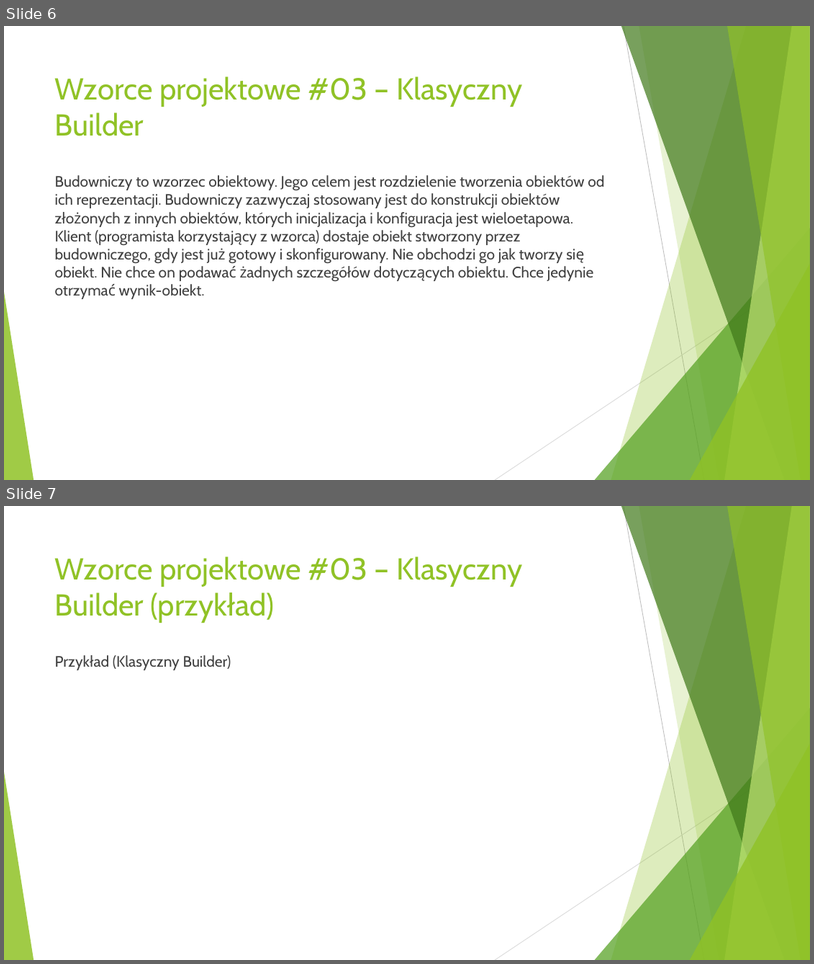
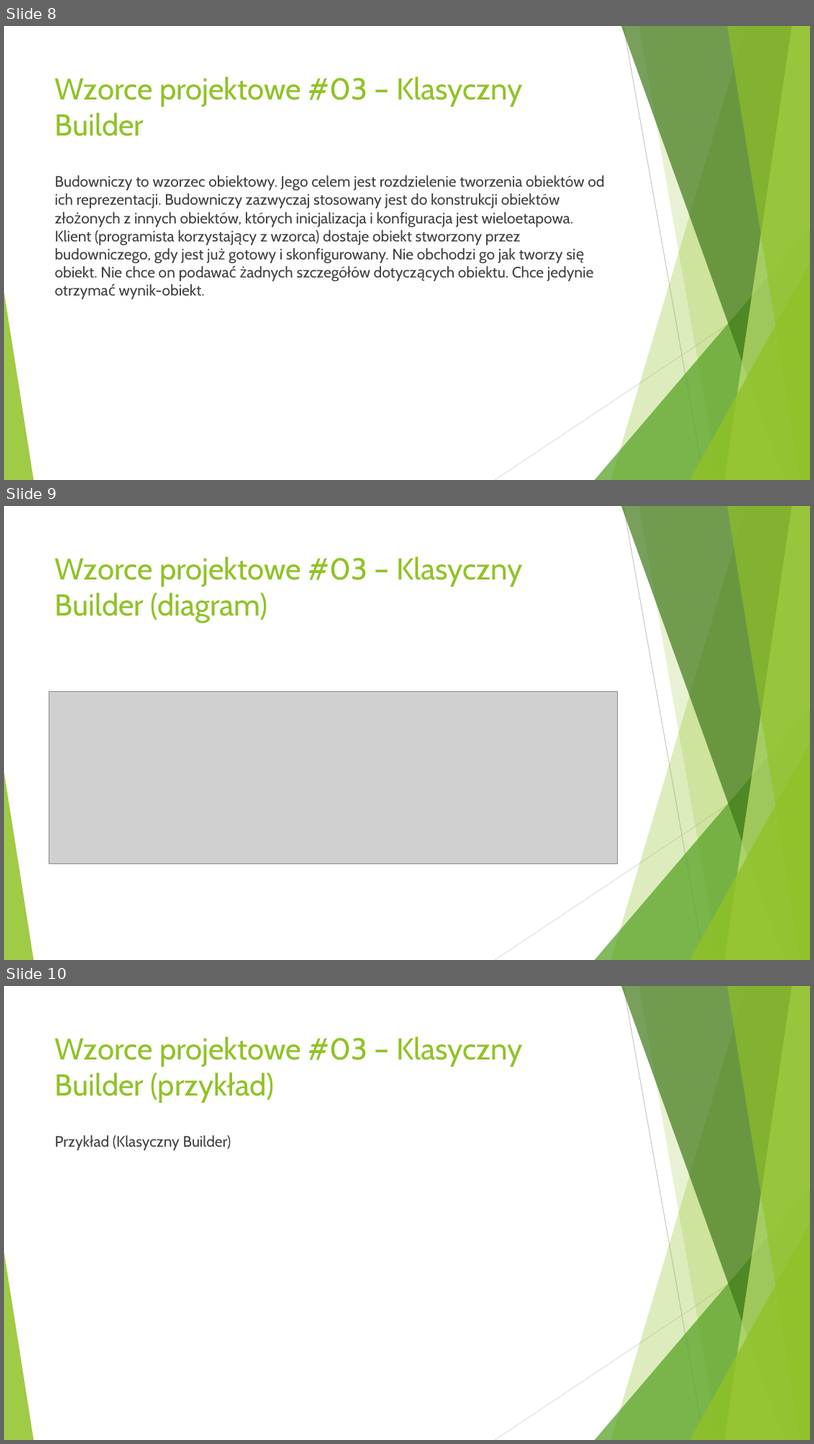
Before and after one commit to adasko86/wzorce, a slide deck: Wzorce Projektowe.pptx. Shown one above the other, each under a label of ours: slides 6 and 7 before the commit, slides 8, 9 and 10 after it. The pictures are 814x964 and 814x1444 pixels, drawn with LibreOffice and Linux fonts; fonts in the diff are those of the drawing; grey boxes stand for pictures. Boxes give left, top, right and bottom in pixels: in the first picture for what was removed or moved away, otherwise in the second. Text is boxed around its words. In the diff, an @@ line names an element or a change of style, - is before the commit and + after.

Commit message:
Zmiana we wzorce Wzorce.pptx

```diff
--- a/Wzorce Projektowe.pptx
+++ b/Wzorce Projektowe.pptx
@@ slide 9 added at (x1=4, y1=506, x2=810, y2=960), background #FFFFFF; not listed: 10 template elements that a slide beside it also shows @@
@@ title added at (x1=55, y1=556, x2=522, y2=623), 36 pt, text #90C226 @@
+Wzorce projektowe #03 – Klasyczny Builder (diagram)
@@ picture added at (x1=49, y1=691, x2=617, y2=863) @@
@@ what was slide 6 is now slide 8 @@
@@ what was slide 7 is now slide 10 @@
```
Also in this commit, not shown: 6 other slides added, 3 other files.
